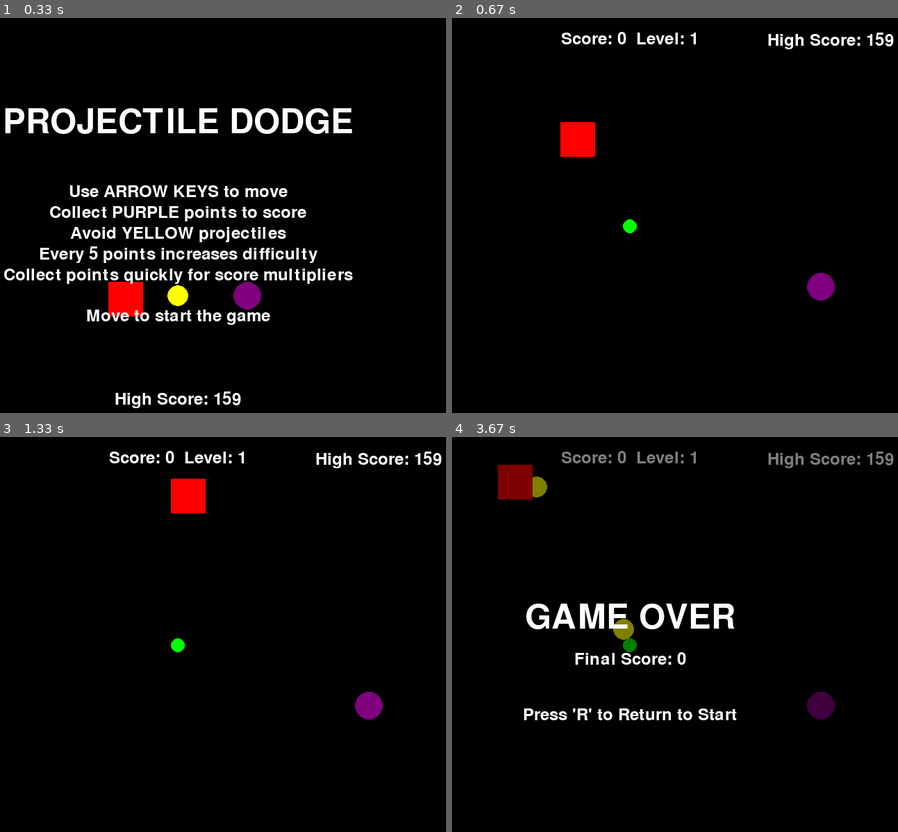
Above: before the commit, frames 1-4 (two rows, left to right).
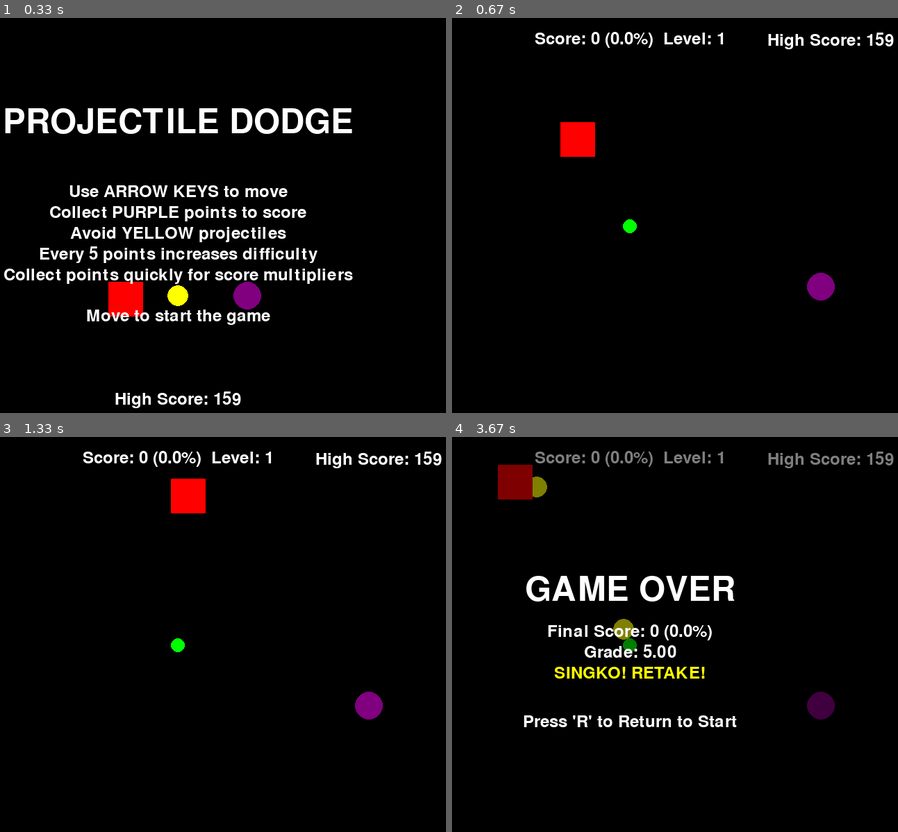
Above: after the commit, the same moments.

Repository: ThatDott/The-Last-Bluebook
Game: pygame game, started from pygame_template.py
Two runs of this game, one before a commit and one after it. Both use one fixed random seed, a clock stepped at 60 frames per second and the inputs below.
Inputs:
- Up to frame 1 (0.33 s): no input
- Up to frame 2 (0.67 s): hold Right from 0.33 s (still down)
- Up to frame 3 (1.33 s): release Right at 0.8 s; hold Up 0.83-1.13 s; hold Right from 1.17 s (still down)
- Up to frame 4 (3.67 s): release Right at 1.63 s; hold Left 1.67-2.2 s; hold Down 2.23-2.53 s; hold Left 2.57-2.97 s; hold Up 3-3.37 s; hold Right from 3.4 s (still down)

Frame 1 is identical in both runs. In frame 2, 0.7% of the frame differs, in the area x 18-61%, y 3-8%; in frame 3, 0.7%; in frame 4, 6.3%, in the area x 16-64%, y 3-74%.

Commit message:
feat: add percentage-based scoring and grade system

Diff:
--- a/pygame_template.py
+++ b/pygame_template.py
@@ -135,6 +135,50 @@
         # Using player_size/2 as an approximation for player's radius
         return distance < (projectile_size + player_size/2)
 
+def get_grade_info(score):
+    """Get grade and message based on score percentage"""
+    max_score = 200
+    percentage = min(100, (score / max_score) * 100)
+
+    if percentage > 100:
+        grade = "1.00"
+        message = "SUMMA SOBRA NA ANG SCORE!"
+    elif percentage >= 95.2:
+        grade = "1.00"
+        message = "HALIMAW! SUMMA CUM LAUDE!"
+    elif percentage >= 90.8:
+        grade = "1.25"
+        message = "FLAT UNO NA UNTA AHGHHDFHFGH"
+    elif percentage >= 86.4:
+        grade = "1.50"
+        message = "Sarap! wan-poynt-payb!"
+    elif percentage >= 82:
+        grade = "1.75"
+        message = "Wow college scholar!"
+    elif percentage >= 77.6:
+        grade = "2.00"
+        message = "Dos por dos. So goods!"
+    elif percentage >= 73.2:
+        grade = "2.25"
+        message = "Almost flat dos!"
+    elif percentage >= 68.8:
+        grade = "2.50"
+        message = "Okay lang. Okay nato"
+    elif percentage >= 64.4:
+        grade = "2.75"
+        message = "Yes dili Tres!"
+    elif percentage >= 60:
+        grade = "3.00"
+        message = "Pasado! Amen!"
+    elif percentage >= 55:
+        grade = "4.00"
+        message = "Conditional! Take Removal!"
+    else:
+        grade = "5.00"
+        message = "SINGKO! RETAKE!"
+
+    return percentage, grade, message
+
 def load_high_score():
     """Load high score from file"""
     global high_score
@@ -436,9 +480,12 @@
     # Draw player (a simple rectangle)
     pygame.draw.rect(screen, RED, (player_pos[0], player_pos[1], player_size, player_size))
 
-    # Draw score, level and high score
+    # Get percentage only (not grade or message during gameplay)
+    percentage = min(100, (score / 200) * 100)
+
+    # Draw score, percentage, level and high score
     font = pygame.font.SysFont(None, 36)
-    score_text = font.render(f"Score: {score}  Level: {difficulty_level}", True, WHITE)
+    score_text = font.render(f"Score: {score} ({percentage:.1f}%)  Level: {difficulty_level}", True, WHITE)
     score_rect = score_text.get_rect(center=(SCREEN_WIDTH/2, 30))
 
     high_score_text = font.render(f"High Score: {high_score}", True, WHITE)
@@ -460,27 +507,38 @@
     overlay.fill((0, 0, 0, 128))  # Black with alpha
     screen.blit(overlay, (0, 0))
 
+    # Get grade information
+    percentage, grade, message = get_grade_info(score)
+
     # Draw game over message
     font_large = pygame.font.SysFont(None, 72)
     font_small = pygame.font.SysFont(None, 36)
 
     game_over_text = font_large.render("GAME OVER", True, WHITE)
-    game_over_rect = game_over_text.get_rect(center=(SCREEN_WIDTH/2, SCREEN_HEIGHT/2 - 40))
-
-    final_score_text = font_small.render(f"Final Score: {score}", True, WHITE)
-    final_score_rect = final_score_text.get_rect(center=(SCREEN_WIDTH/2, SCREEN_HEIGHT/2 + 20))
+    game_over_rect = game_over_text.get_rect(center=(SCREEN_WIDTH/2, SCREEN_HEIGHT/2 - 80))
+
+    final_score_text = font_small.render(f"Final Score: {score} ({percentage:.1f}%)", True, WHITE)
+    final_score_rect = final_score_text.get_rect(center=(SCREEN_WIDTH/2, SCREEN_HEIGHT/2 - 20))
+
+    grade_text = font_small.render(f"Grade: {grade}", True, WHITE)
+    grade_rect = grade_text.get_rect(center=(SCREEN_WIDTH/2, SCREEN_HEIGHT/2 + 10))
+
+    message_text = font_small.render(message, True, YELLOW)
+    message_rect = message_text.get_rect(center=(SCREEN_WIDTH/2, SCREEN_HEIGHT/2 + 40))
 
     # Show if high score was achieved
     if score == high_score and score > 0:
         new_high_text = font_small.render("NEW HIGH SCORE!", True, YELLOW)
-        new_high_rect = new_high_text.get_rect(center=(SCREEN_WIDTH/2, SCREEN_HEIGHT/2 + 60))
+        new_high_rect = new_high_text.get_rect(center=(SCREEN_WIDTH/2, SCREEN_HEIGHT/2 + 70))
         screen.blit(new_high_text, new_high_rect)
 
     restart_text = font_small.render("Press 'R' to Return to Start", True, WHITE)
-    restart_rect = restart_text.get_rect(center=(SCREEN_WIDTH/2, SCREEN_HEIGHT/2 + 100))
+    restart_rect = restart_text.get_rect(center=(SCREEN_WIDTH/2, SCREEN_HEIGHT/2 + 110))
 
     screen.blit(game_over_text, game_over_rect)
     screen.blit(final_score_text, final_score_rect)
+    screen.blit(grade_text, grade_rect)
+    screen.blit(message_text, message_rect)
     screen.blit(restart_text, restart_rect)
 
 def draw():
